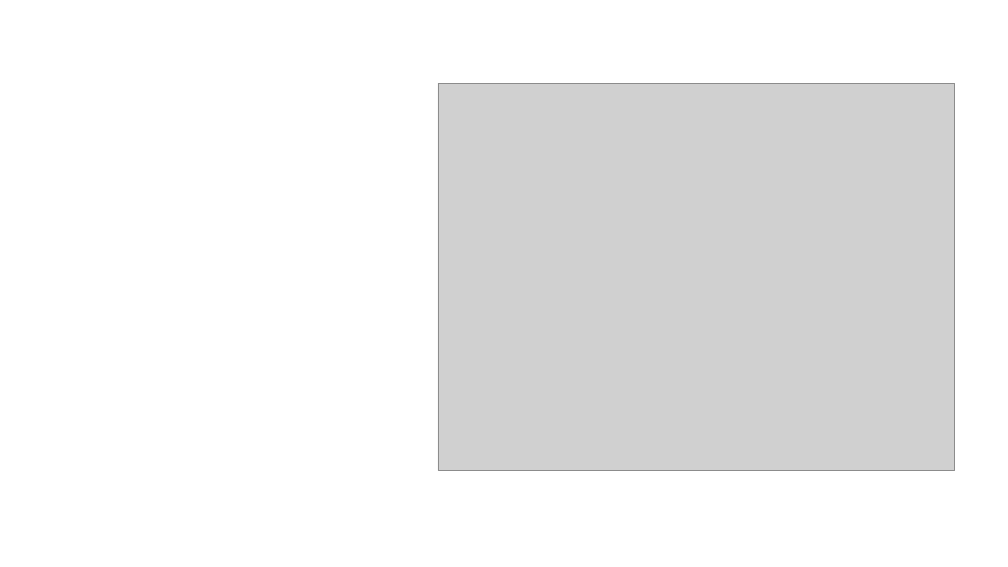
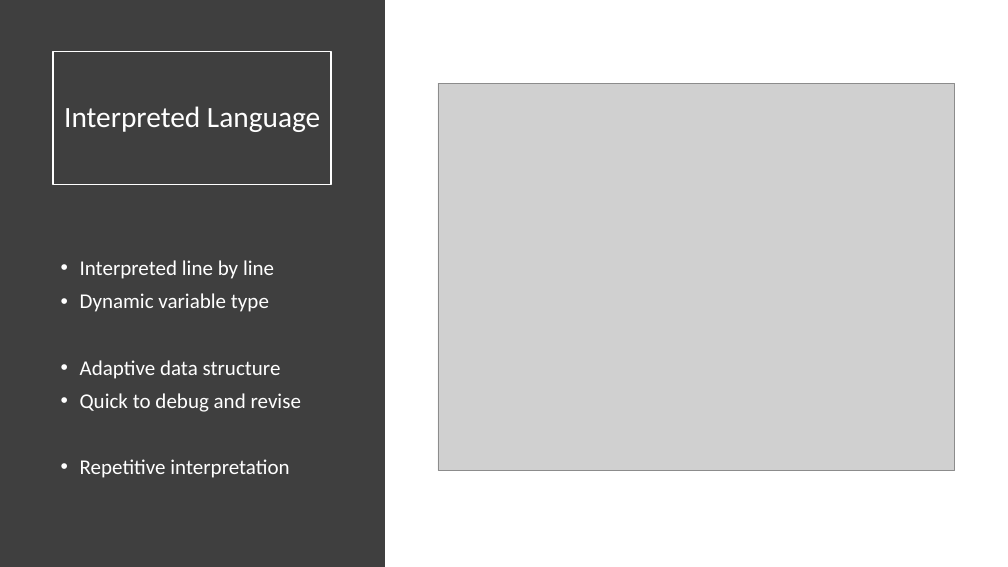
Before and after one commit to senresearch/julia-intro-docs, a slide deck: slide 3 of notebooks/xiaoqi-why-julia-fast.pptx. Drawn at 1008x567 pixels with LibreOffice and Linux fonts; fonts in the diff are those of the drawing; grey boxes stand for pictures. Boxes give left, top, right and bottom in pixels: in the first picture for what was removed or moved away, otherwise in the second. Text is boxed around its words. In the diff, an @@ line names an element or a change of style, - is before the commit and + after.

```diff
--- a/notebooks/xiaoqi-why-julia-fast.pptx
+++ b/notebooks/xiaoqi-why-julia-fast.pptx
@@ rectangle added at [0, 0, 385, 567], fill #3F3F3F @@
@@ title at [64, 106, 320, 132]: text added @@
+Interpreted Language
@@ text added at [80, 260, 301, 478], 20 pt, text #FFFFFF @@
+• Interpreted line by line
+• Dynamic variable type
+• Adaptive data structure
+• Quick to debug and revise
+• Repetitive interpretation
```
Also in this commit, not shown: 6 other slides changed, 8 other files.
